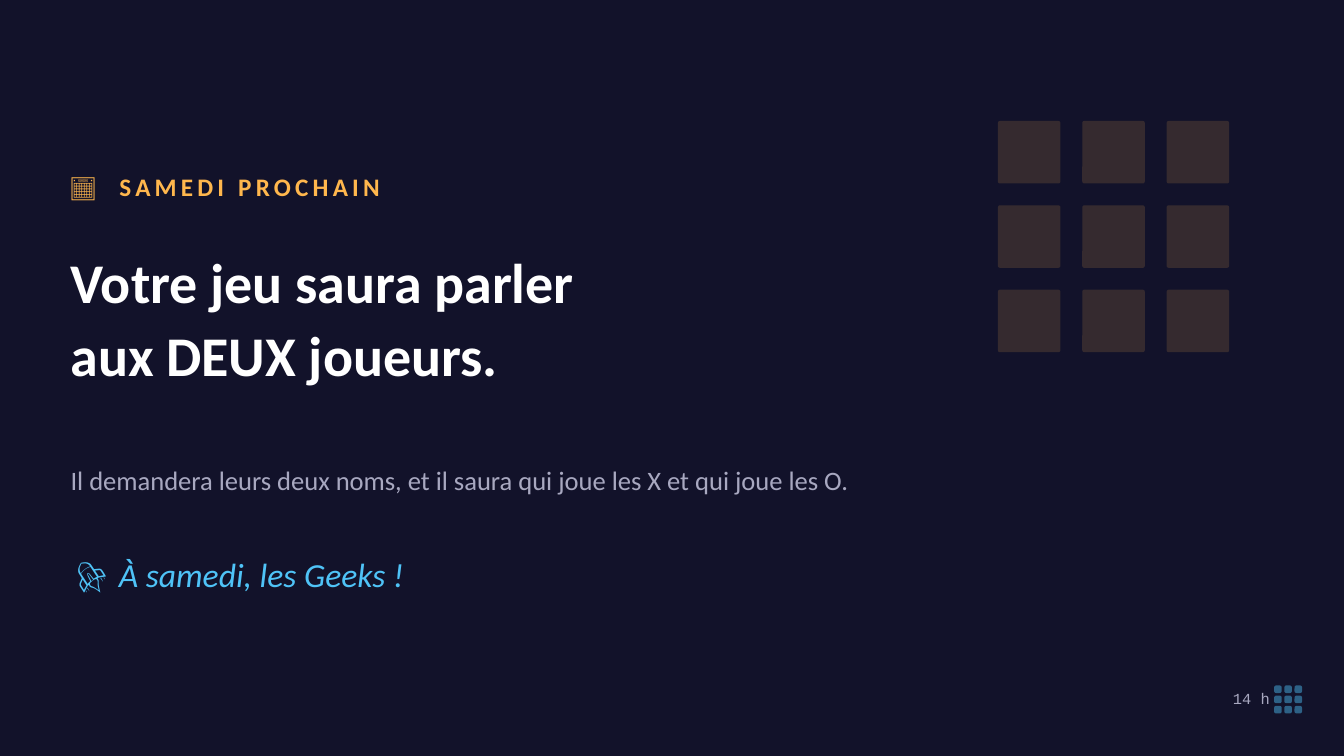
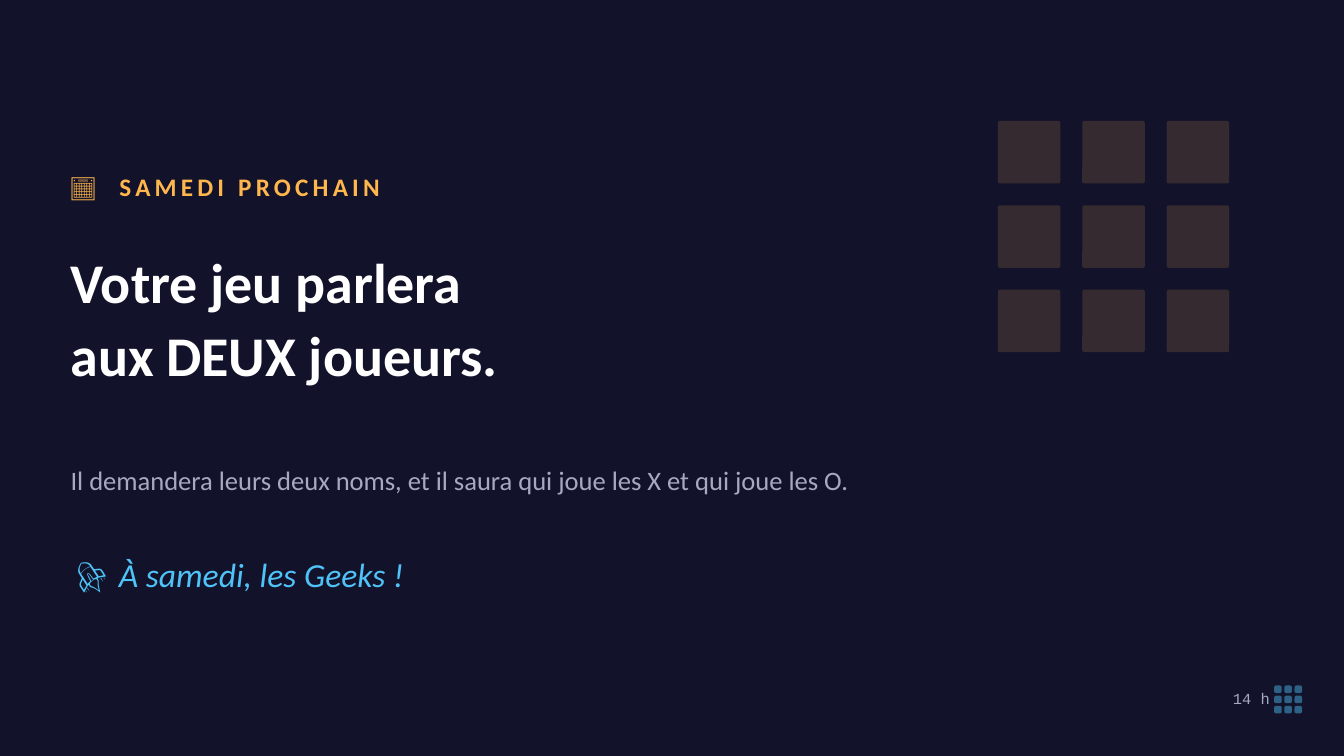
Before and after one commit to koffipierredamien/python-learning, a slide deck: slide 28 of 2-seances/S02-premier-contact/a-projeter/seance-2-projection.pptx (slide 27 before the commit). Drawn at 1344x756 pixels with LibreOffice and Linux fonts; fonts in the diff are those of the drawing. Boxes give left, top, right and bottom in pixels: in the first picture for what was removed or moved away, otherwise in the second. Text is boxed around its words. In the diff, an @@ line names an element or a change of style, - is before the commit and + after.

```diff
--- a/2-seances/S02-premier-contact/a-projeter/seance-2-projection.pptx
+++ b/2-seances/S02-premier-contact/a-projeter/seance-2-projection.pptx
@@ text at (71, 263, 462, 313): text changed @@
-Votre jeu saura parler
+Votre jeu parlera
```
Also in this commit, not shown: 20 other slides changed, 3 slides added, 2 slides removed, 10 other files.
